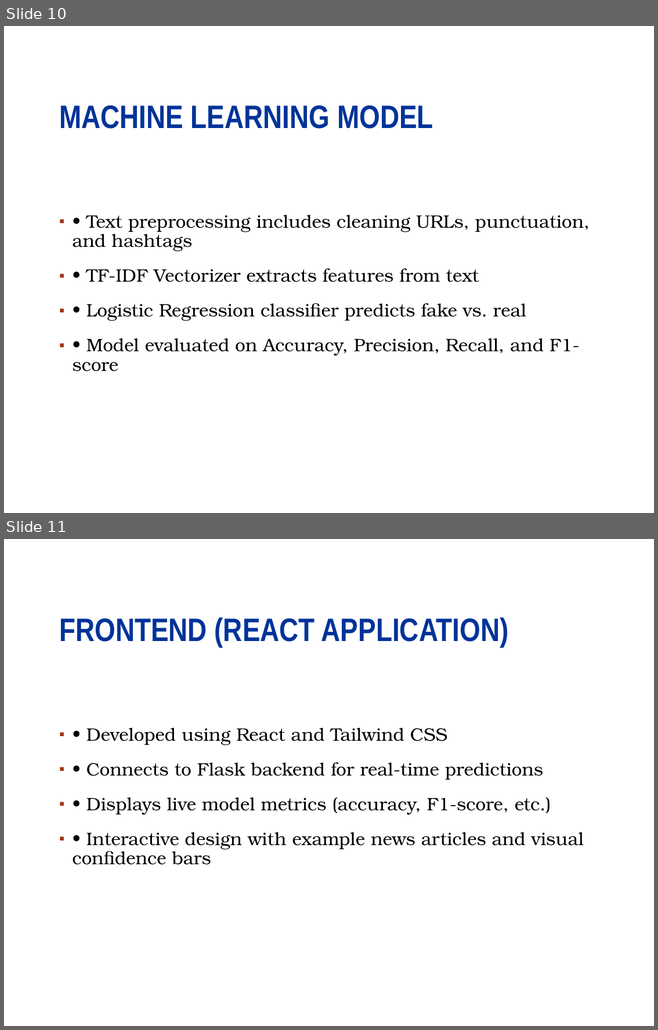
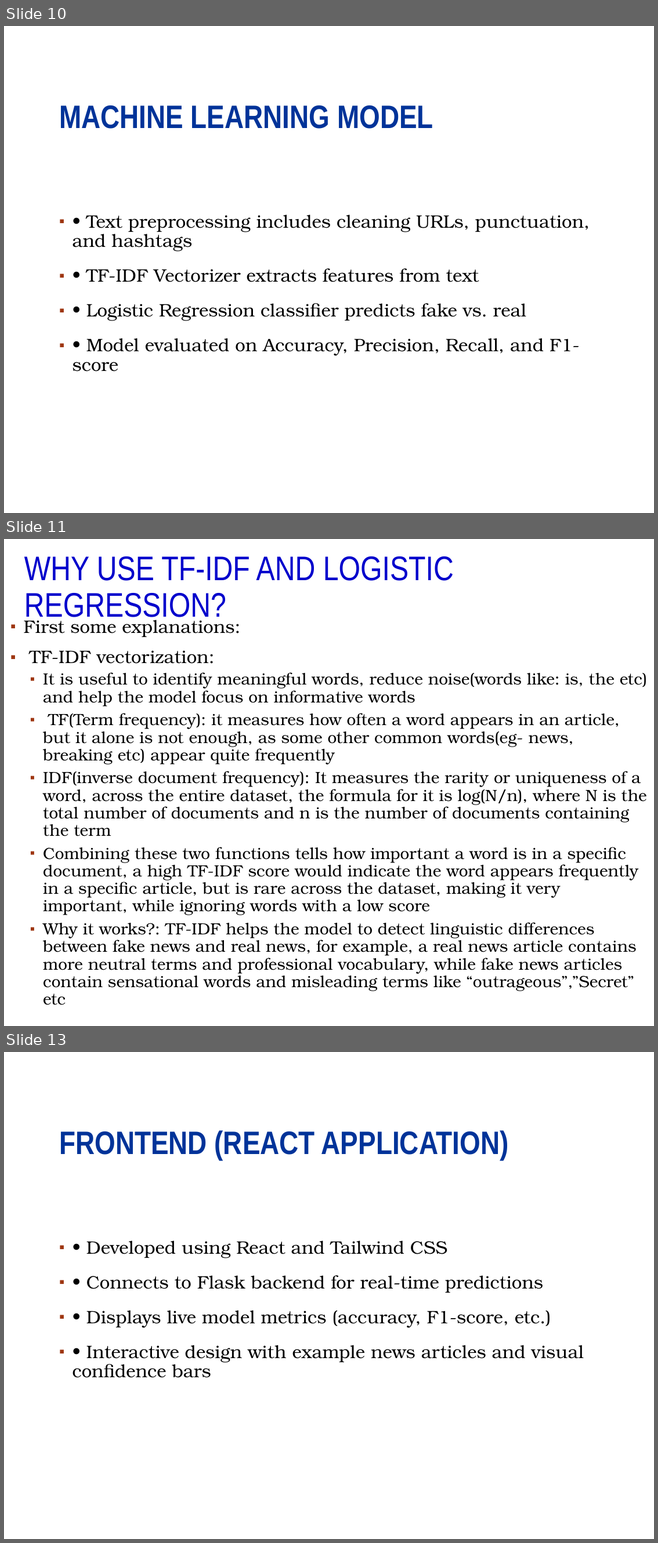
Before and after one commit to abhrojit1/Fake-news-detector-milestone-project, a slide deck: Fake news detection presentation.pptx. Shown one above the other, each under a label of ours: slides 10 and 11 before the commit, slides 10, 11 and 13 after it; the slides between them are not shown. The pictures are 658x1030 and 658x1543 pixels, drawn with LibreOffice and Linux fonts; fonts in the diff are those of the drawing; background and template pictures are left out. Boxes give left, top, right and bottom in pixels: in the first picture for what was removed or moved away, otherwise in the second. Text is boxed around its words. In the diff, an @@ line names an element or a change of style, - is before the commit and + after.

Commit message:
edits

```diff
--- a/Fake news detection presentation.pptx
+++ b/Fake news detection presentation.pptx
@@ slide 11 added at (4, 539, 654, 1026), background #FFFFFF; not listed: 1 template element that a slide beside it also shows @@
@@ title added at (24, 556, 453, 624), 37.8 pt, text #0000CC @@
+WHY USE TF-IDF AND LOGISTIC REGRESSION?
@@ text added at (24, 616, 647, 1005), 18 pt, text #000000 @@
+▪ First some explanations:
+▪ TF-IDF vectorization:
+  ▪ It is useful to identify meaningful words, reduce noise(words like: is, the etc) and help the model focus on informative words
+  ▪ TF(Term frequency): it measures how often a word appears in an article, but it alone is not enough, as some other common words(eg- news, breaking etc) appear quite frequently
+  ▪ IDF(inverse document frequency): It measures the rarity or uniqueness of a word, across the entire dataset, the formula for it is log(N/n), where N is the total number of documents and n is the number of documents containing the term
+  ▪ Combining these two functions tells how important a word is in a specific document, a high TF-IDF score would indicate the word appears frequently in a specific article, but is rare across the dataset, making it very important, while ignoring words with a low score
+  ▪ Why it works?: TF-IDF helps the model to detect linguistic differences between fake news and real news, for example, a real news article contains more neutral terms and professional vocabulary, while fake news articles contain sensational words and misleading terms like “outrageous”,”Secret” etc
@@ what was slide 11 is now slide 13 @@
```
Also in this commit, not shown: 1 other slide added.
